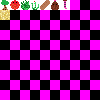
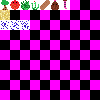
Layered file, before and after one edit (w=100, h=100). Changes by layer:
painted on "Entities.png" over [0, 20, 30, 30]
